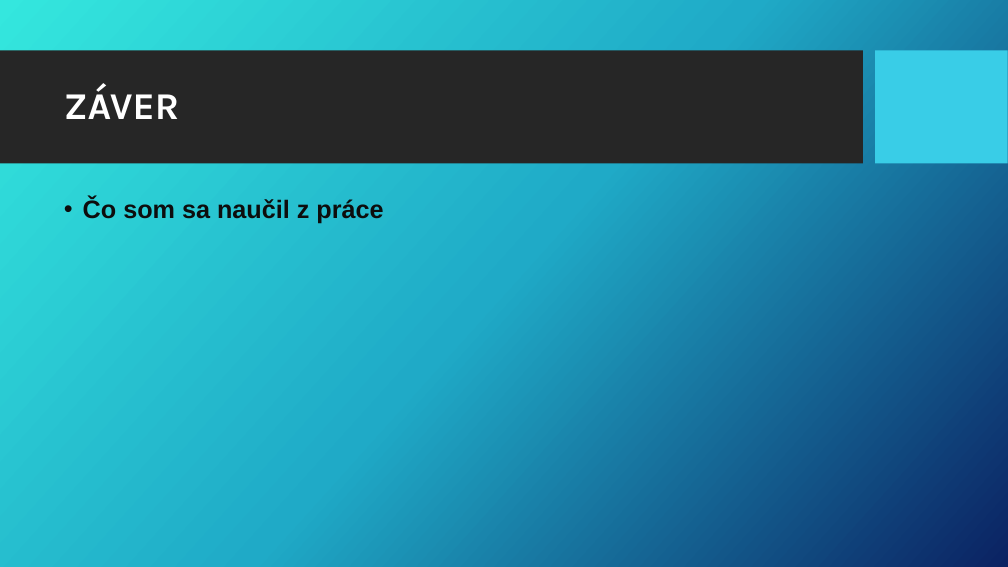
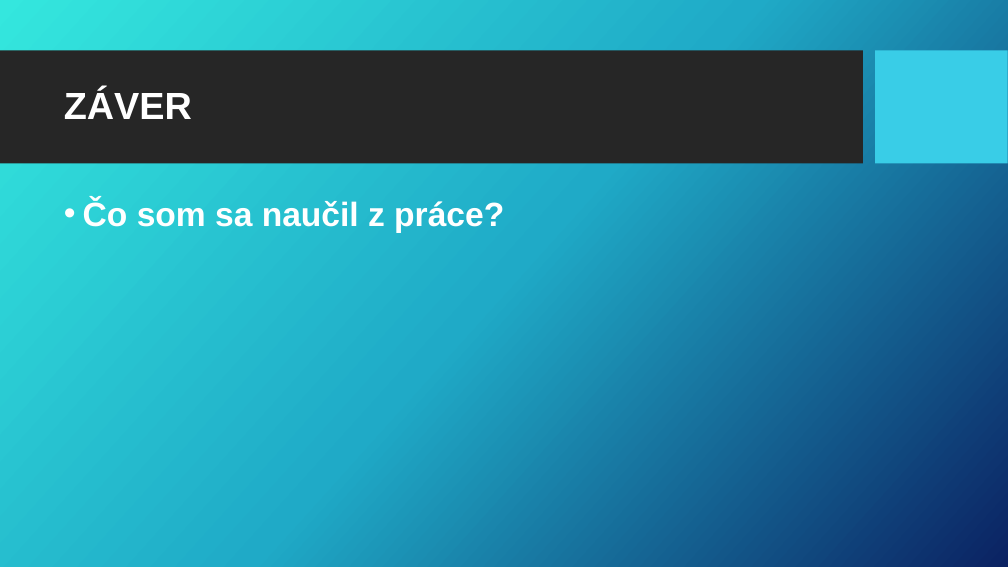
Before and after one commit to GooseNeck22/Tomas-Partl-RP, a slide deck: slide 10 of rocnikova praca prezentacia partl.pptx (slide 9 before the commit). Drawn at 1008x567 pixels with LibreOffice and Linux fonts; fonts in the diff are those of the drawing; background and template pictures are left out. Boxes give left, top, right and bottom in pixels: in the first picture for what was removed or moved away, otherwise in the second. Text is boxed around its words. In the diff, an @@ line names an element or a change of style, - is before the commit and + after.

```diff
--- a/rocnikova praca prezentacia partl.pptx
+++ b/rocnikova praca prezentacia partl.pptx
@@ title "ZÁVER" at <box>64,89,192,119</box>: font Karla to Arial @@
@@ text at <box>83,199,504,233</box>: text changed; size 24 to 32 pt; text colour #0D0D0D to #FFFFFF @@
-• Čo som sa naučil z práce
+• Čo som sa naučil z práce?
```
Also in this commit, not shown: 8 other slides changed, 1 slide added.
